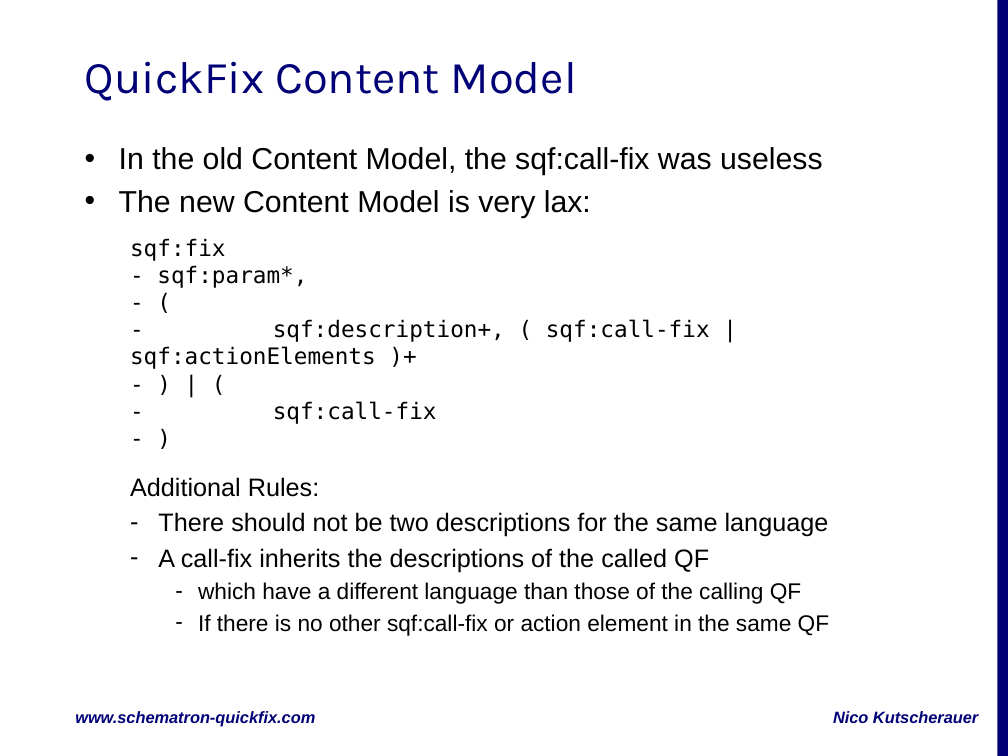
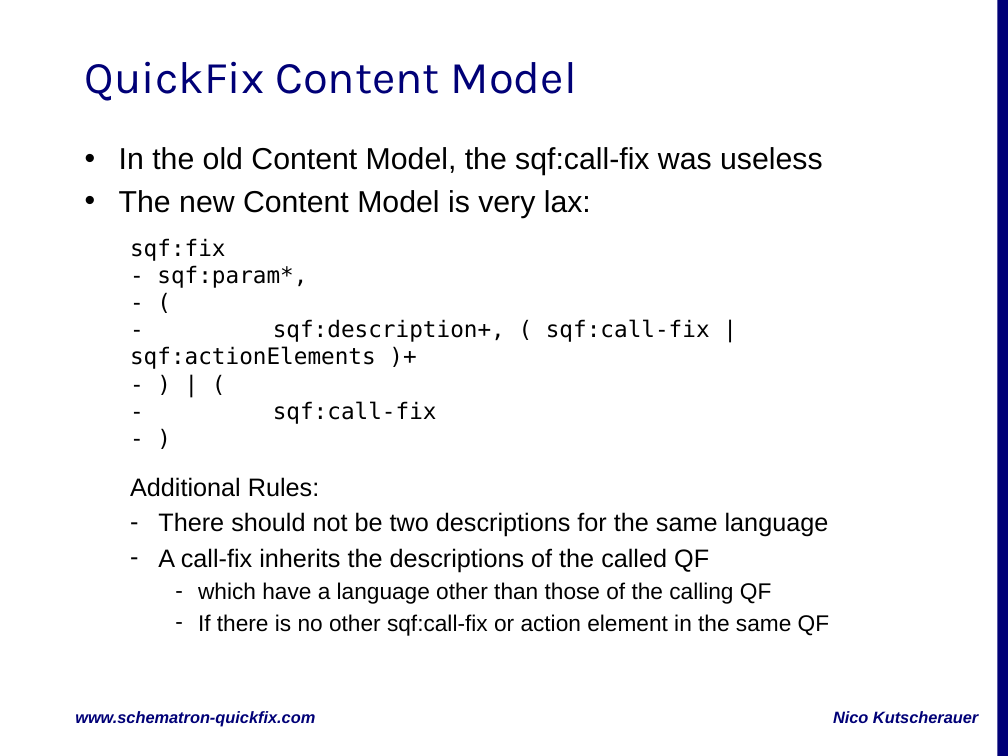
Before and after one commit to nkutsche/SQFPresentation2017, a slide deck: slide 4 of Slides/SQF-Folien_prague.pptx. Drawn at 1008x756 pixels with LibreOffice and Linux fonts; fonts in the diff are those of the drawing; background and template pictures are left out. Boxes give left, top, right and bottom in pixels: in the first picture for what was removed or moved away, otherwise in the second. Text is boxed around its words. In the diff, an @@ line names an element or a change of style, - is before the commit and + after.

```diff
--- a/Slides/SQF-Folien_prague.pptx
+++ b/Slides/SQF-Folien_prague.pptx
@@ text at <box>198,582,771,604</box>: text changed @@
-    – which have a different language than those of the calling QF
+    – which have a language other than those of the calling QF
```
Also in this commit, not shown: 1 other slide changed, 1 other file.
